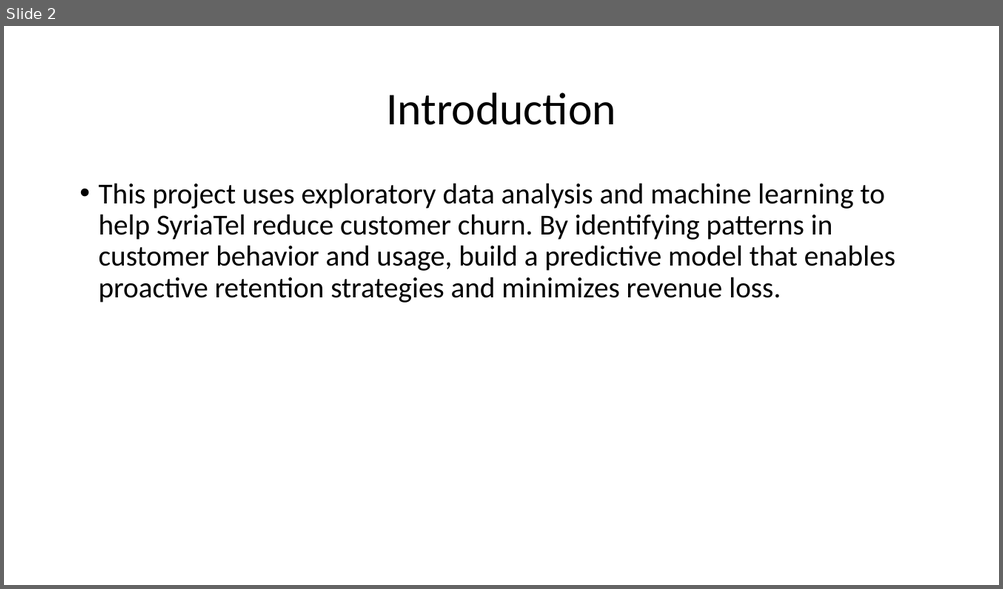
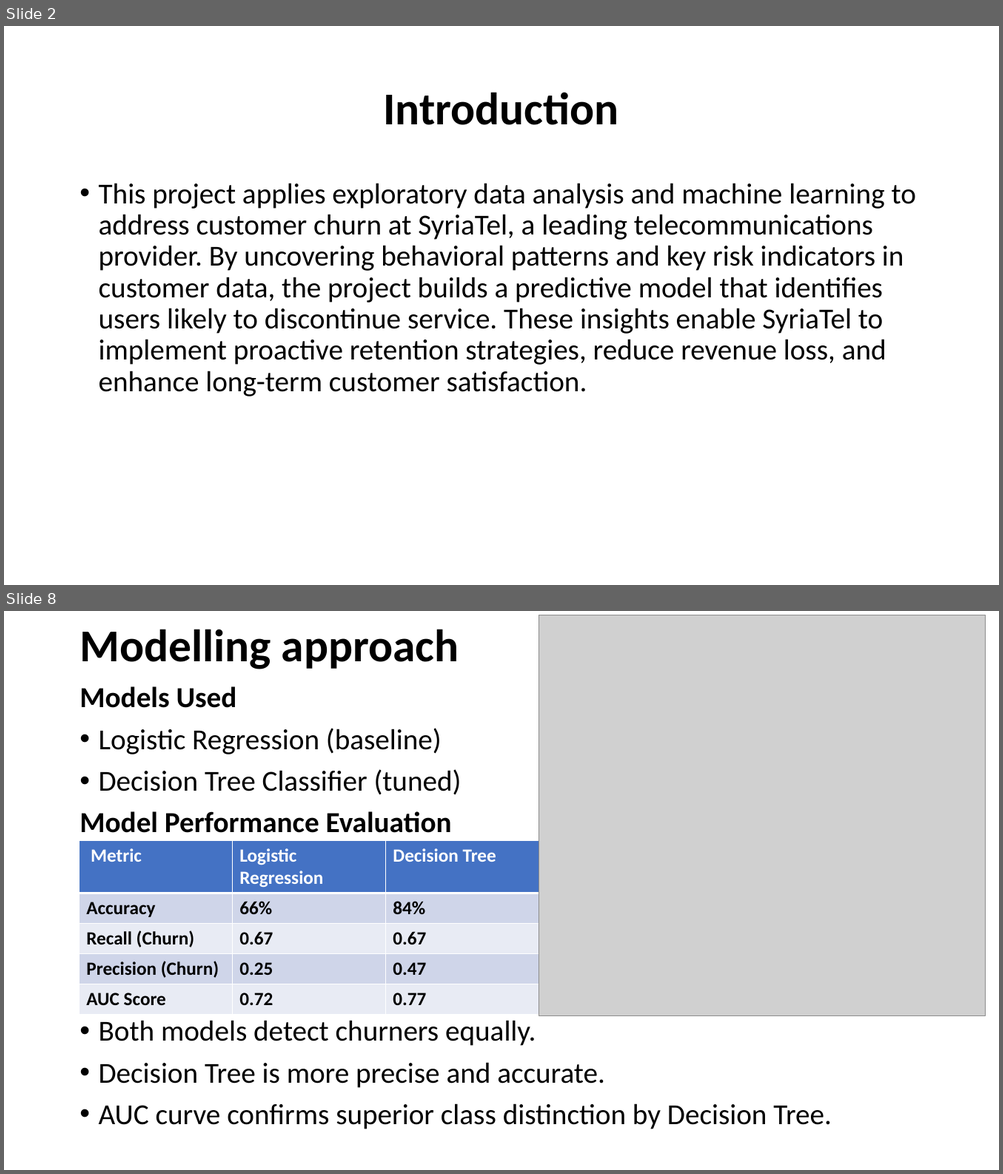
Before and after one commit to Dantonkip/Phase_3-project, a slide deck: Powepoint.pptx. Shown one above the other, each under a label of ours: slide 2 before the commit, slides 2 and 8 after it; the slides between them are not shown. The pictures are 1003x589 and 1003x1174 pixels, drawn with LibreOffice and Linux fonts; fonts in the diff are those of the drawing; grey boxes stand for pictures; background and template pictures are left out. Boxes give left, top, right and bottom in pixels: in the first picture for what was removed or moved away, otherwise in the second. Text is boxed around its words. In the diff, an @@ line names an element or a change of style, - is before the commit and + after.

```diff
--- a/Powepoint.pptx
+++ b/Powepoint.pptx
@@ slide 8 added at [4,611,999,1170], background picture (left out) @@
@@ title added at [79,629,459,669], 44 pt, text #000000, bold @@
+Modelling approach
@@ picture added at [539,615,986,1015] @@
@@ text added at [79,686,831,1130], 28 pt, text #000000 @@
+Models Used
+• Logistic Regression (baseline)
+• Decision Tree Classifier (tuned)
+Model Performance Evaluation
+• Both models detect churners equally.
+• Decision Tree is more precise and accurate.
+• AUC curve confirms superior class distinction by Decision Tree.
@@ table added at [79,841,538,1014], 5 rows, 3 columns @@
+Metric | Logistic Regression | Decision Tree
+Accuracy | 66% | 84%
+Recall (Churn) | 0.67 | 0.67
+Precision (Churn) | 0.25 | 0.47
+AUC Score | 0.72 | 0.77
@@ slide 2 changed as well @@
@@ title "Introduction" at [383,92,618,125]: bold on @@
@@ text at [99,183,916,397]: text changed @@
-• This project uses exploratory data analysis and machine learning to help SyriaTel reduce customer churn. By identifying patterns in customer behavior and usage, build a predictive model that enables proactive retention strategies and minimizes revenue loss.
+• This project applies exploratory data analysis and machine learning to address customer churn at SyriaTel, a leading telecommunications provider. By uncovering behavioral patterns and key risk indicators in customer data, the project builds a predictive model that identifies users likely to discontinue service. These insights enable SyriaTel to implement proactive retention strategies, reduce revenue loss, and enhance long-term customer satisfaction.
```
Also in this commit, not shown: 1 other slide changed, 10 other slides added, 1 slide removed, 1 other file.
